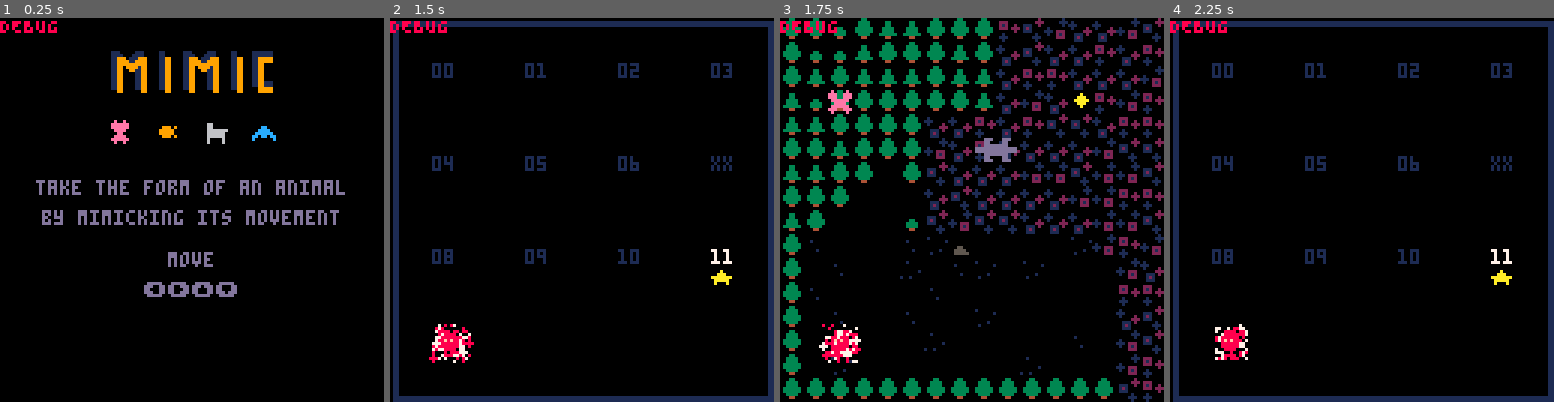
Above: before the commit, frames 1-4 (left to right).
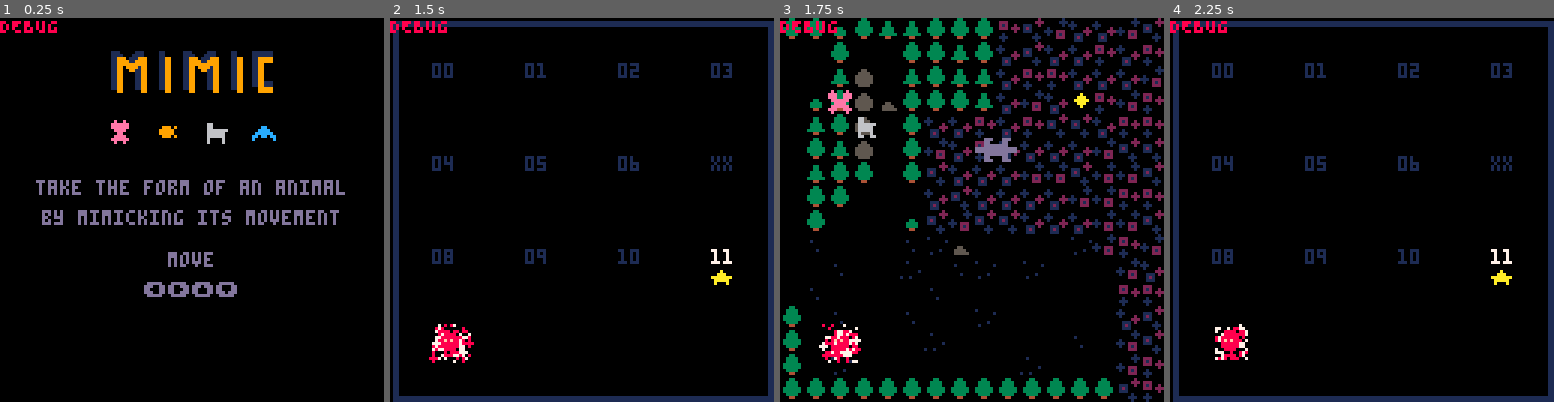
Above: after the commit, the same moments.

Repository: sourencho/mimic
Game: PICO-8 cartridge mimic.p8
The game is run twice, just before and just after one commit, with the same random seed, the same clock (stepped at 60 frames per second) and the same inputs.
Inputs:
- Up to frame 1 (0.25 s): no input
- Up to frame 2 (1.5 s): tap O (Z key) at 0.33, 0.7, 1.43 s; tap X (X key) at 1.07 s
- Up to frame 3 (1.75 s): no input
- Up to frame 4 (2.25 s): hold Left from 1.97 s (still down); tap X (X key) at 2.07 s; tap O (Z key) at 2.22 s

Frames 1-2 are identical in both runs. In frame 3, 3.8% of the frame differs, in the area x 0-31%, y 6-75%; in frame 4, nothing differs.

Commit message:
Half baked big pattern code

Diff:
--- a/mimic.p8
+++ b/mimic.p8
@@ -102,6 +102,20 @@
     level_end_tick = 0,
     pause_count = 0, -- the amount of ticks to pause the game
     restart_level = false,
+}
+
+big_patterns = {
+    -- key is (shape[1]*10 + shape[2])
+    [12] = {
+        -- assuming player always first of pair, each key is an actor
+        -- a1 = {pattern}
+        -- a2 = {pattern}
+    },
+    [21] = {
+        -- assuming player always first of pair, each key is an actor
+        -- a1 = {pattern}
+        -- a2 = {pattern}
+    }
 }
 
 -- ACTORS
@@ -201,6 +215,7 @@
 -->8
 -- util
 
+-- ternary operator
 function tern(cond, T, F)
     if cond then return T else return F end
 end
@@ -606,6 +621,7 @@
 end
 
 function update_actor(a)
+    if (is_player(a)) player_moved_this_update = false
     -- move actor
     if a.dx != 0 or a.dy != 0 then
         local new_x = a.x + a.dx
@@ -630,6 +647,7 @@
             a.y = new_y
 
             if is_player(a) then
+                player_moved_this_update = true
                 update_player(a)
                 play_player_sfx("move")
                 overlap_effects()
@@ -637,12 +655,13 @@
                 update_npc(a)
             end
         else
+            -- can't move
             if is_player(a) then
                 sfx(0)
             end
         end
 
-        -- actor animation
+    -- actor animation
 	if (not is_paused()) then
 	    a.frame += 1
 	    a.frame %= a.frames
@@ -719,6 +738,7 @@
 player_pattern_size = 10 -- must be at least 1 longer than the max npc pattern length
 player_move_abilities = {ground, win}
 player_push_abilities = {rock_small, tree_small, cloud_small}
+player_moved_this_update = false
 
 function init_player(l)
     local player_pos = find_sprite(l, player_spr[1][1])
@@ -794,6 +814,31 @@
 -->8
 -- game mechanic
 
+function update_big_pattern()
+    if (not player_moved_this_update) return
+    for a in all(actors) do
+        if not is_player(a) then
+            local shape = form_shape(get_body(pl), get_body(a))
+            if (shape != nil) then
+                local shape_key = 10*shape[1] + shape[2]
+                local big_move = player_pattern[player_pattern_i]
+                -- append to existing and erase those that didn't get appended to
+                for actor, big_pat in pairs(big_patterns[shape_key]) do
+                    if (actor == a) then
+                        add(big_patterns[shape_key][actor], big_move)
+                    else
+                        big_patterns[shape_key][actor] = nil
+                    end
+                end
+                if (big_patterns[shape_key][a] == nil) then
+                    big_patterns[shape_key][a] = {big_move}
+                end
+                debug_log_big_pattern()
+            end
+        end
+    end
+end
+
 function rev_pattern(pattern)
     reverse = {}
     for i = 1,#pattern do
@@ -828,6 +873,7 @@
 -- give player ability of animal it mimics
 function mimic()
     player_mimic()
+    player_big_mimic()
     animal_mimic()
 end
 
@@ -853,15 +899,18 @@
     end
 end
 
+function player_big_mimic()
+end
+
 
 function animal_mimic()
     for a in all(actors) do
         for b in all(actors) do
-            if a.spr != b.spr and a.spr_2 == nil and b.spr_2 == nil and
+            if (a.spr != b.spr and a.spr_2 == nil and b.spr_2 == nil and
                not is_player(a) and not is_player(b) and
                is_mimic(a.pattern, b.pattern, #a.pattern, 0) and
                a.no_trans_count <= 0 and b.no_trans_count <= 0 and
-               a.shape[1] == b.shape[1] and a.shape[2] == b.shape[2] then
+               a.shape[1] == b.shape[1] and a.shape[2] == b.shape[2]) then
                 merge_animals(a, b)
                 play_player_sfx("transform")
                 transform_vfx(a, get_spr_col(b.spr), 20, get_spr_col(a.spr_2))
@@ -1452,6 +1501,18 @@
     return false
 end
 
+-- what shape do bodies a and b form together
+-- currently only supports bodies of shape {1,1}
+function form_shape(a, b)
+    if (not are_tiles_adj(a.pos, b.pos)) return nil
+    if (collides(a, b)) return nil
+    if (not pair_equal(a.shape, {1,1}) or not pair_equal(b.shape, {1,1})) return nil
+    local pair_dir = tile_pair_dirs(a.pos, b.pos)
+    if (pair_dir[1] == "left" or pair_dir[1] == "right") return {2, 1}
+    if (pair_dir[1] == "bot" or pair_dir[1] == "top") return {1, 2}
+    return nil
+end
+
 -->8
 -- debug
 
@@ -1477,12 +1538,21 @@
 
 function debug_log_pair_table(xs)
     for i = 1,#xs do
-        debug ..= pair_str(xs[i]).."\n"
+        debug = pair_str(xs[i]).."\n"..debug
     end
 end
 
 function pair_str(p)
     return p[1].."_"..p[2]
+end
+
+function debug_log_big_pattern()
+    for ss, as in pairs(big_patterns) do
+        for a, pat in pairs(big_patterns[ss]) do
+            debug_log(ss.." "..a.display_name)
+            debug_log_pair_table(pat)
+        end
+    end
 end
 
 
@@ -1573,6 +1643,7 @@
     npc_input()
     if (is_paused()) return
     update_actors()
+    update_big_pattern()
     update_particles()
     mimic()
 end
@@ -1668,27 +1739,27 @@
 05151505051505750606060615151515000000000000000000000000000000002714141414142414141404141424141400000000000000000000000000000000
 0606261616160605053437373735373500000000000000000000000000000000060626061616060606e4e5f5f4f4f5e500000000000000000000000000000000
 05052414051515751614171415151515000000000000000000000000000000001414140714141414243436342714141400000000000000000000000000000000
-167784848784848484978484c435353500000000007000000000000000000014062626160606061606f4e5f4f4e4f4e400000000000000000000000000000000
+167784848784848484978484c435353500000000007000000000000000000014141406141406061606f4e5f4f4e4f4e400000000000000000000000000000000
 15151414142514751614260714151515000000000072000000005100000000001417140714141414344644373414141400000000000000000000000000000000
-1675141735350535343505057684943700000000000000000000000000000014061606161616061616f4e4e4f4f4f4f500005100000000000000000000000000
+1675141735350535343505057684943700000000000000000000000000000014141416051416061616f4e4e4f4f4f4f500005100000000000000000000000000
 05071414141417a71616161414241515000000000000000000000000000000001414141414141436343534363536241400000000000000000000000000000000
-1675073435360515353634470535753700000071000000000000000000000014162606060606060616f4f5f404e4f5e400000000000000000000000000000000
+1675073435360515353634470535753700000071000000000000000000000014142606052506060616f4f5f404e4f5e400000000000000000000000000000000
 17141427140514751616167484a41515000000000000000000000000000000001414141414143437353634053435341400000000000000007100000000000000
-26b7171436353505050535054736a73700000000000000000000000000000000161606060606f4f4e4f4e4e5e5f4e4e400000000000000009000000000000000
+26b7171436353505050535054736a73700000000000000000000000000000000141606051406f4f4e4f4e4e5e5f4e4e400000000000000009000000000000000
 0614141405050575161616a715151515000000000000000000000000000000001414241414143636343405051546371400000000000000000000000000000000
-1675071706260606150505053436753700000000000000000000000000000000060616060606f5f4e4f4f4f4f4f5e5e500000000000000000000000000000000
+1675071706260606150505053436753700000000000000000000000000000000140616051406f5f4e4f4f4f4f4f5e5e500000072000000000000000000000000
 06141405050505958484849615151515000000000000000000000000000000001714141414363534350515150535343500000000000000000000000000000000
-1675141406060606060605050534751600000000000000000000000000000000161606061406e5f4f4f4f5f5e5f5f5e500000000000000000000000000000000
+1675141406060606060605050534751600000000000000000000000000000000141606061406e5f4f4f4f5f5e5f5f5e500000000000000000000000000000000
 06051515151515752414147515151515000000000000000000000000000000001414141435351515251515151505153400000000000000000000000000000000
-16a7141417161616161606151515751600000000000000000000000000000000060606141414f4e5f4f4f4f4f5f5e4e400000000000000000000000000000000
+16a7141417161616161606151515751600000000000000000000000000000000140606141414f4e5f4f4f4f4f5f5e4e400000000000000000000000000000000
 06071574848484d6141474c605150515000000000000000053000000000000001414141415151515151515151515151500000000000000000000720000000000
-1675061414140606161614251407b72600000000000000000000007200000000160614141426e5f5e5e5f4f4f4f5f5e500000000000000000000000000000000
+1675061414140606161614251407b72600000000000000000000007200000000140614141426e5f5e5e5f4f4f4f5f5e500000000000000000000000000000000
 061515a7060606151424751405171515000000000000000000000000000000001414151515151515152515151505151500000000000000000000000000000000
-167506141414140616141414140675060000000000000000000000000000000006071414140724251414141424f5e4f500000000000000000000000000000000
+167506141414140616141414140675060000000000000000000000000000000014071414140724251414141424f5e4f500000000000000000000000000000000
 061516b4060505050714752414141414000000000000000000000000005000001415151516161515151515161515151500000000000000000000000000000000
-06a70616171414240614141406167516000000000000000000000000000000000614071414171407241424141414f5f400000000000000000000000000000000
+06a70616171414240614141406167516000000000000000000000000000000001414071414171407241424141414f5f400000000000000000000000000000000
 06161616060505051515751514241406000000000000000000000000000000001524261414141616161616161616161600005100000000000000000000000000
-2675061617141424242425748484d626000000006100000000000000000000000607141414140714141414141414e4e400000000000000000000000000000000
+2675061617141424242425748484d626000000006100000000000000000000001407141414140714141414141414e4e400000000000000000000000000000000
 06161616060505051515751516060606000000000000000000000000000000000505160624140716161616162416161600000000000000000000000000000000
 06750506171714242425057516161605000000000000000000000000000000000614071414071414241414141414f4e500000000000000000000000000000000
 06161616160505151515b41506060606000000000000000000000000000000000616161614141474848784a40714141614000000000000000000000000000000
